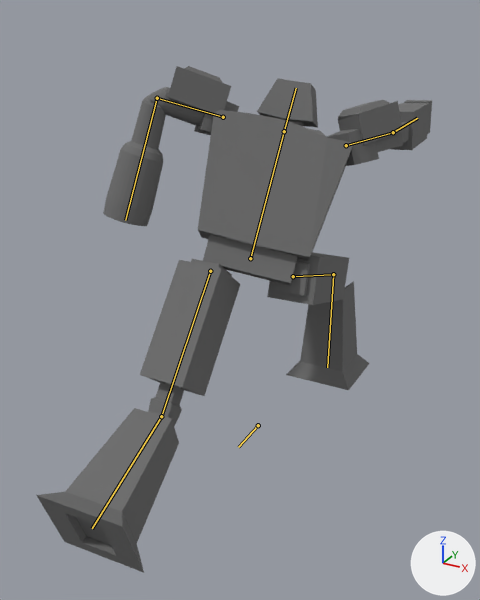
What one commit did to the Blender file project/models/robot.blend.
Camera for both pictures: a camera (50 mm lens) standing at (0.688, -0.632, 1.037) and looking at (-0.033, 0.679, 0.382). The axes (+X, +Y, +Z) are drawn at lower right. The lights are the same throughout. Both versions are drawn at frame 69 of the action 'Punch'; the numbers are the values there. The bones that bend it are drawn over the model as lines.

The first picture shows 'robot'.
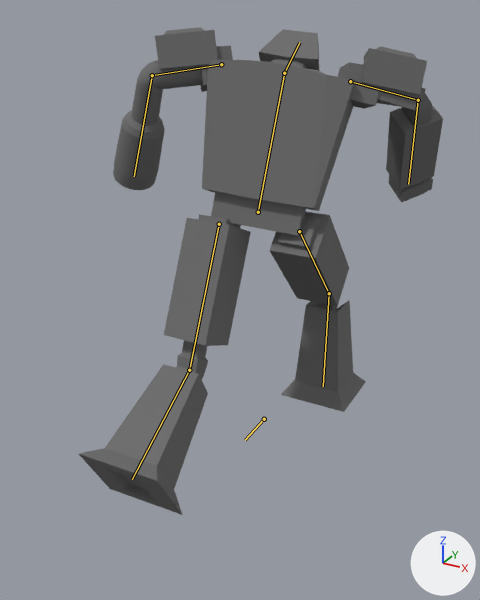
Pixel boxes [x1, y1, x2, y2] of what changed, in the pictures (480 x 600 px):
'robot', posed (8% narrower)
    before: [36, 66, 432, 573]
    after: [79, 27, 443, 515]
bone 'root', root to tip
    before: (258, 425) to (238, 447)
    after: (264, 419) to (245, 440)
bone 'body', root to tip
    before: (250, 258) to (284, 131)
    after: (258, 212) to (284, 73)
bone 'head', root to tip
    before: (284, 131) to (296, 88)
    after: (284, 73) to (299, 42)
bone 'shoulder_r', root to tip
    before: (223, 117) to (157, 98)
    after: (221, 64) to (152, 75)
bone 'arm_r', root to tip
    before: (157, 98) to (125, 220)
    after: (152, 75) to (134, 176)
bone 'shoulder_l', root to tip
    before: (346, 145) to (393, 132)
    after: (350, 81) to (418, 100)
bone 'arm_l', root to tip
    before: (393, 132) to (417, 118)
    after: (418, 100) to (408, 184)
bone 'thigh_r', root to tip
    before: (210, 271) to (161, 416)
    after: (219, 224) to (189, 370)
bone 'leg_r', root to tip
    before: (161, 416) to (92, 528)
    after: (189, 370) to (132, 479)
bone 'thigh_l', root to tip
    before: (293, 276) to (333, 274)
    after: (299, 231) to (329, 293)
bone 'leg_l', root to tip
    before: (333, 274) to (327, 367)
    after: (329, 293) to (323, 386)

The change, as a list of edits to the scene's bpy script:
```text
Change bone_root:
    where bone_root = bpy.data.objects['Armature'].pose.bones['root']
    bone_root.location: (0.0, -0.677, 0.0) -> (0.0, -0.712, 0.0)
Change bone_body:
    where bone_body = bpy.data.objects['Armature'].pose.bones['body']  # child of 'root'
    bone_body.location: (-0.001, -0.202, 0.005) -> (0.0, -0.098, 0.003)
    bone_body.rotation_quaternion: (0.905, -0.27, 0.173, -0.046) -> (0.941, -0.169, 0.108, -0.029)  # degrees (-35, 18, -12) -> degrees (-21, 12, -6)
Change bone_head:
    where bone_head = bpy.data.objects['Armature'].pose.bones['head']  # child of 'body'
    bone_head.rotation_quaternion: (0.955, 0.068, -0.135, -0.02) -> (0.939, -0.293, -0.046, -0.027)  # degrees (9, -16, -4) -> degrees (-35, -6, -1)
Change bone_shoulder_r:
    where bone_shoulder_r = bpy.data.objects['Armature'].pose.bones['shoulder_r']  # child of 'body'
    bone_shoulder_r.rotation_quaternion: (0.959, 0.183, -0.116, 0.002) -> (0.924, 0.171, -0.03, 0.157)  # degrees (22, -13, -2) -> degrees (20, -7, 18)
Change bone_arm_r:
    where bone_arm_r = bpy.data.objects['Armature'].pose.bones['arm_r']  # child of 'shoulder_r'
    bone_arm_r.rotation_quaternion: (0.451, -0.544, 0.484, 0.392) -> (0.649, -0.459, 0.22, 0.236)  # degrees (33, 103, 123) -> degrees (-66, 43, 11)
Change bone_shoulder_l:
    where bone_shoulder_l = bpy.data.objects['Armature'].pose.bones['shoulder_l']  # child of 'body'
    bone_shoulder_l.rotation_quaternion: (0.851, -0.301, 0.102, 0.271) -> (0.86, -0.172, 0.012, -0.005)  # degrees (-33, 22, 29) -> degrees (-23, 1, -1)
Change bone_arm_l:
    where bone_arm_l = bpy.data.objects['Armature'].pose.bones['arm_l']  # child of 'shoulder_l'
    bone_arm_l.rotation_quaternion: (0.962, -0.247, 0.113, -0.026) -> (0.789, -0.346, 0.192, -0.431)  # degrees (-29, 12, -6) -> degrees (-47, 0, -57)
Change bone_thigh_r:
    where bone_thigh_r = bpy.data.objects['Armature'].pose.bones['thigh_r']  # child of 'root'
    bone_thigh_r.location: (-0.016, 0.195, 0.05) -> (-0.01, 0.093, 0.031)
    bone_thigh_r.rotation_quaternion: (0.944, 0.33, 0.001, 0.0) -> (0.965, 0.206, 0.001, 0.0)  # degrees (39, 0, 0) -> degrees (24, 0, 0)
Change bone_leg_r:
    where bone_leg_r = bpy.data.objects['Armature'].pose.bones['leg_r']  # child of 'thigh_r'
    bone_leg_r.rotation_quaternion: (0.953, 0.267, -0.036, 0.027) -> (0.937, 0.305, -0.025, 0.013)  # degrees (31, -5, 2) -> degrees (36, -3, 0)
Change bone_thigh_l:
    where bone_thigh_l = bpy.data.objects['Armature'].pose.bones['thigh_l']  # child of 'root'
    bone_thigh_l.location: (0.007, 0.204, -0.033) -> (0.005, 0.099, -0.021)
    bone_thigh_l.rotation_quaternion: (0.816, -0.584, -0.028, -0.021) -> (0.885, -0.365, -0.018, -0.013)  # degrees (-71, -4, 0) -> degrees (-45, -3, -1)
Change bone_leg_l:
    where bone_leg_l = bpy.data.objects['Armature'].pose.bones['leg_l']  # child of 'thigh_l'
    bone_leg_l.rotation_quaternion: (0.806, 0.591, 0.025, 0.028) -> (0.882, 0.364, 0.016, 0.017)  # degrees (73, 0, 4) -> degrees (45, 1, 3)
```
